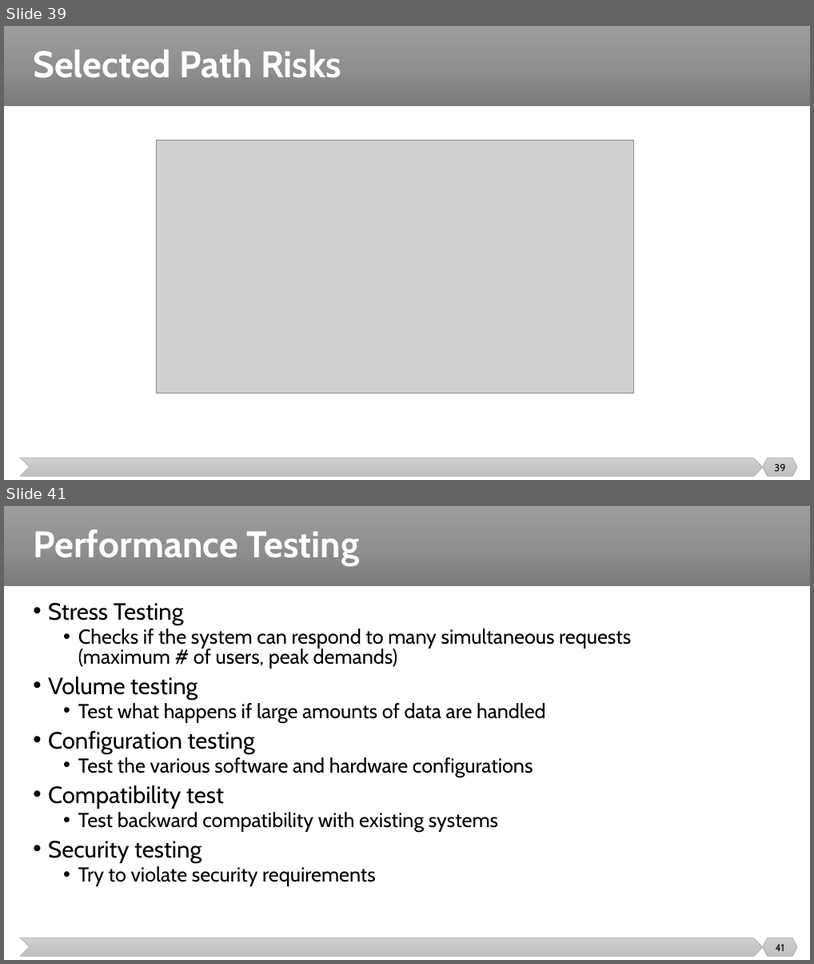
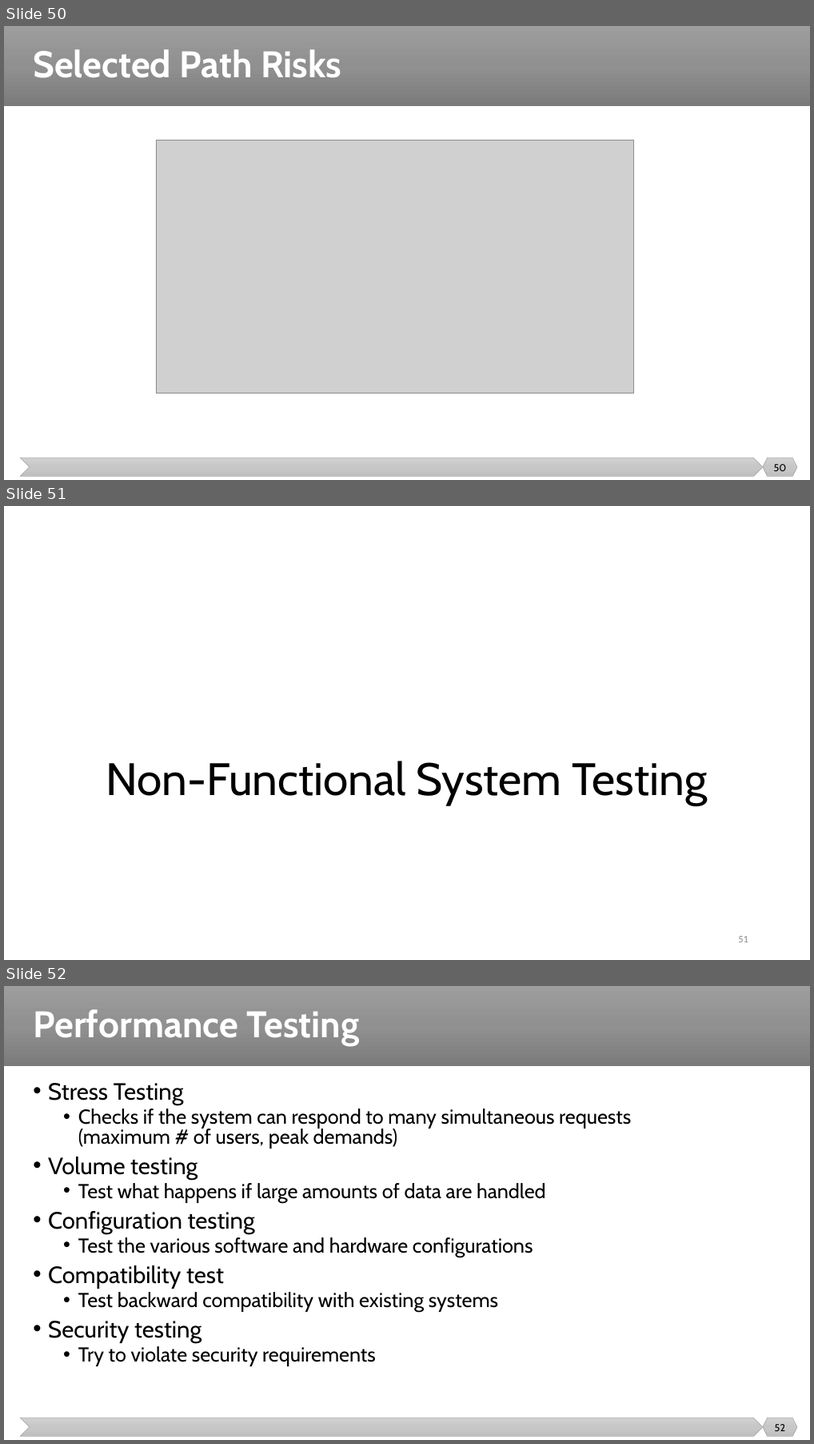
Before and after one commit to malenezi/malenezi, a slide deck: SE401/Lectures/8-Integration, System and Regression Testing/System Testing.pptx. Shown one above the other, each under a label of ours: slides 39 and 41 before the commit, slides 50, 51 and 52 after it; the slides between them are not shown. The pictures are 814x964 and 814x1444 pixels, drawn with LibreOffice and Linux fonts; fonts in the diff are those of the drawing; grey boxes stand for pictures. Boxes give left, top, right and bottom in pixels: in the first picture for what was removed or moved away, otherwise in the second. Text is boxed around its words. In the diff, an @@ line names an element or a change of style, - is before the commit and + after.

```diff
--- a/SE401/Lectures/8-Integration, System and Regression Testing/System Testing.pptx
+++ b/SE401/Lectures/8-Integration, System and Regression Testing/System Testing.pptx
@@ slide 51 added at <box>4,506,810,960</box>, background #FFFFFF @@
@@ title added at <box>106,760,707,804</box>, 54 pt, text #000000 @@
+Non-Functional System Testing
@@ page number added at <box>738,936,749,942</box>, 12 pt, text #8C8C8C @@
+51
@@ what was slide 39 is now slide 50 @@
@@ page number at <box>774,464,787,471</box>: text changed @@
-39
+50
@@ what was slide 41 is now slide 52 @@
@@ page number at <box>775,1424,786,1431</box>: text changed @@
-41
+52
```
Also in this commit, not shown: 2 slides changed, 5 other slides added, 1 slide removed.
